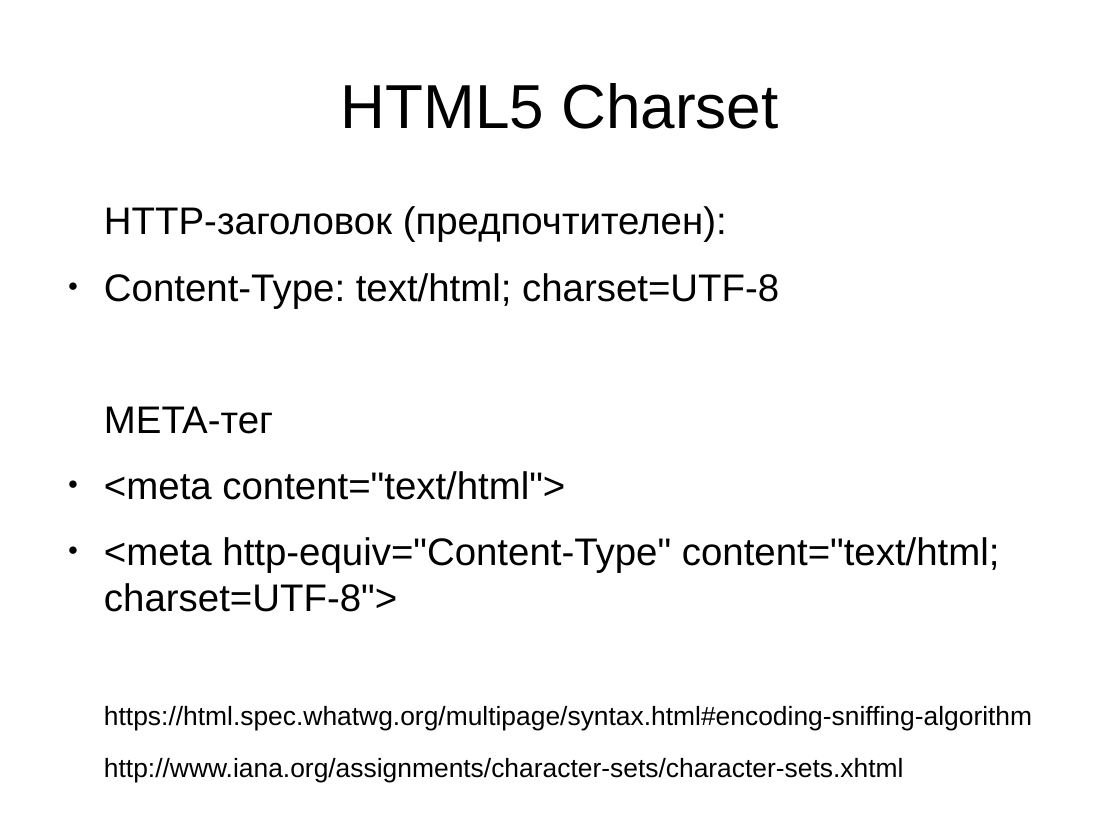
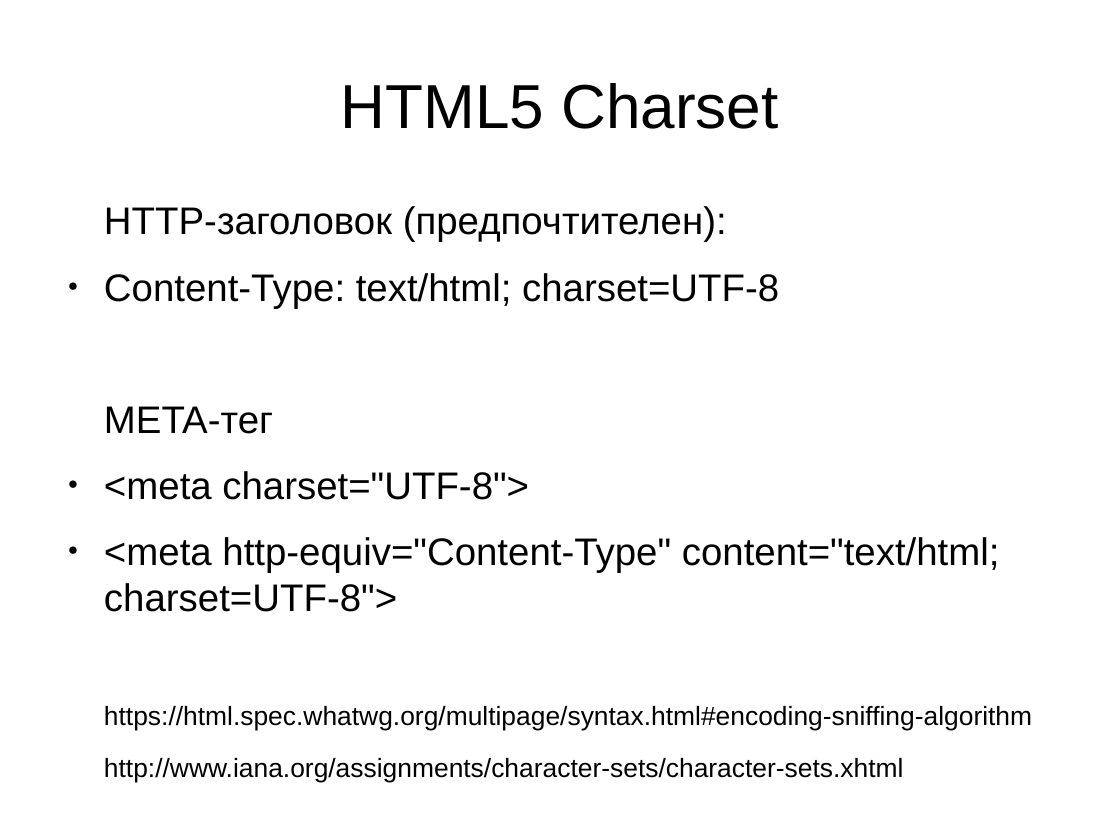
Before and after one commit to pavelpat/diveintoit-web, a slide deck: slide 7 of 2. Возможности HTML5/Презентация.odp. Drawn at 1120x840 pixels with LibreOffice and Linux fonts; fonts in the diff are those of the drawing. Boxes give left, top, right and bottom in pixels: in the first picture for what was removed or moved away, otherwise in the second. Text is boxed around its words. In the diff, an @@ line names an element or a change of style, - is before the commit and + after.

Commit message:
2. HTML5 Features. Fix.

```diff
--- a/2. Возможности HTML5/Презентация.odp
+++ b/2. Возможности HTML5/Презентация.odp
@@ text at bbox=[104, 471, 529, 500]: text changed @@
-● <meta content="text/html">
+● <meta charset="UTF-8">
```
